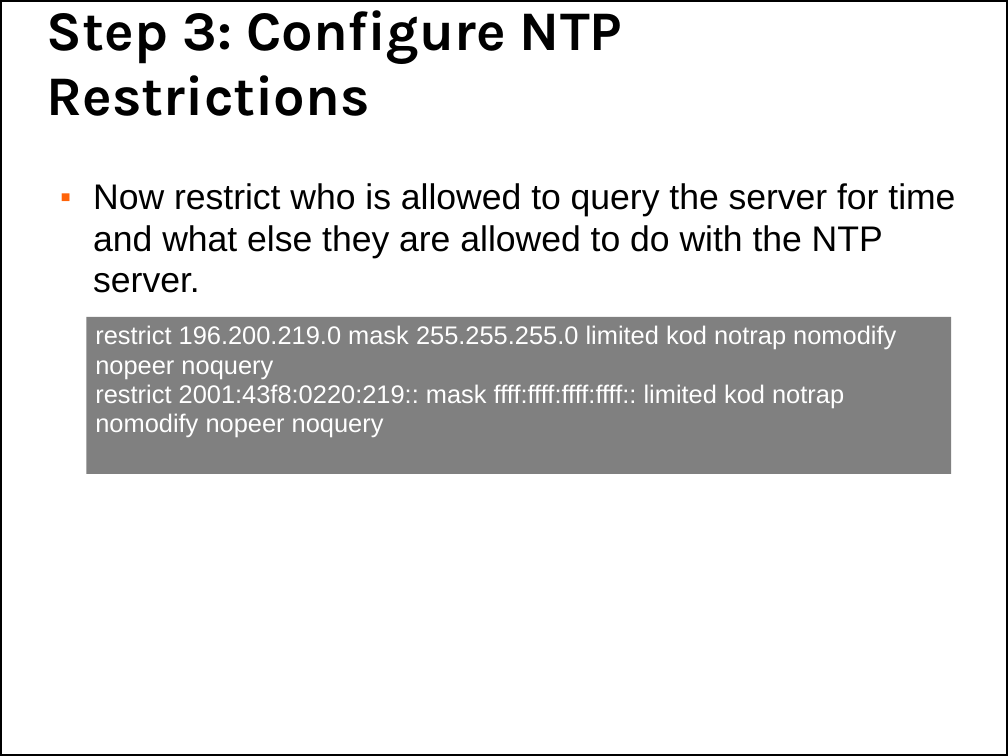
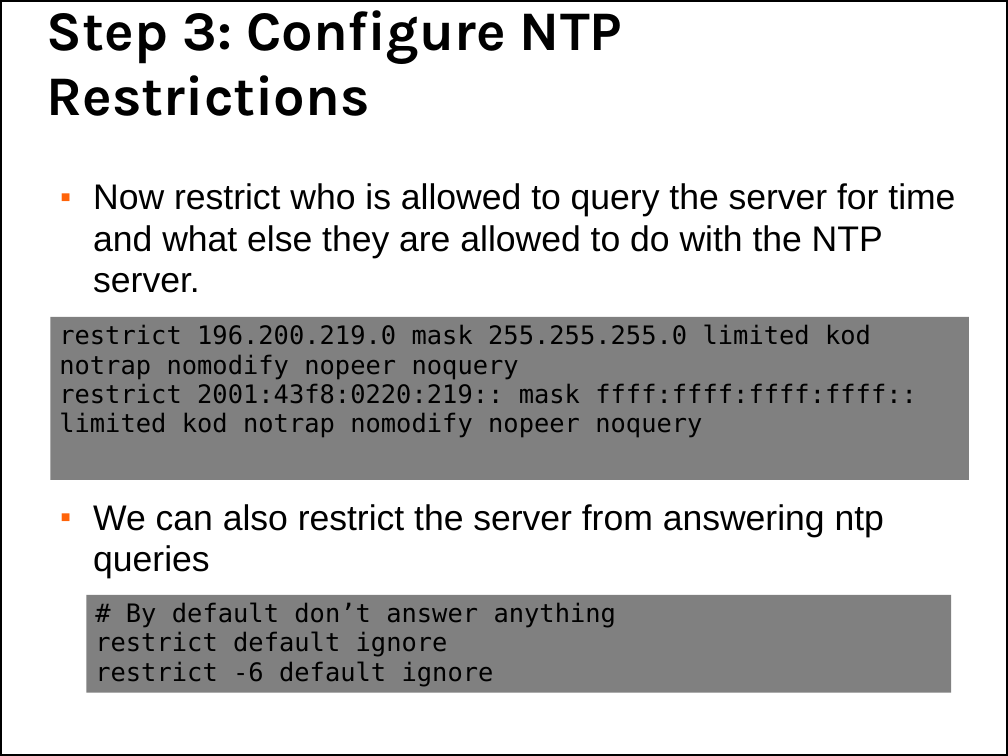
Before and after one commit to afnog/afnog.github.io, a slide deck: slide 12 of sse/ntp/ntp-service.pptx. Drawn at 1008x756 pixels with LibreOffice and Linux fonts; fonts in the diff are those of the drawing; background and template pictures are left out. Boxes give left, top, right and bottom in pixels: in the first picture for what was removed or moved away, otherwise in the second. Text is boxed around its words. In the diff, an @@ line names an element or a change of style, - is before the commit and + after.

```diff
--- a/sse/ntp/ntp-service.pptx
+++ b/sse/ntp/ntp-service.pptx
@@ rectangle "restrict 196.200.219.0 mask 255.255.255.0 limited ..." resized from (x1=86, y1=317, x2=951, y2=475) to (x1=50, y1=317, x2=970, y2=480) @@
@@ rectangle "restrict 196.200.219.0 mask 255.255.255.0 limited ..." at (x1=50, y1=317, x2=970, y2=480): font Arial to DejaVu Sans Mono, text colour #FFFFFF to #000000 @@
@@ text at (x1=93, y1=504, x2=884, y2=578): paragraph added @@
+■ We can also restrict the server from answering ntp queries
@@ rectangle added at (x1=86, y1=595, x2=951, y2=692), fill #808080, 20 pt, text #000000 @@
+# By default don’t answer anything
+restrict default ignore
+restrict -6 default ignore
```
Also in this commit, not shown: 5 other slides changed, 1 slide added, 1 other file.
